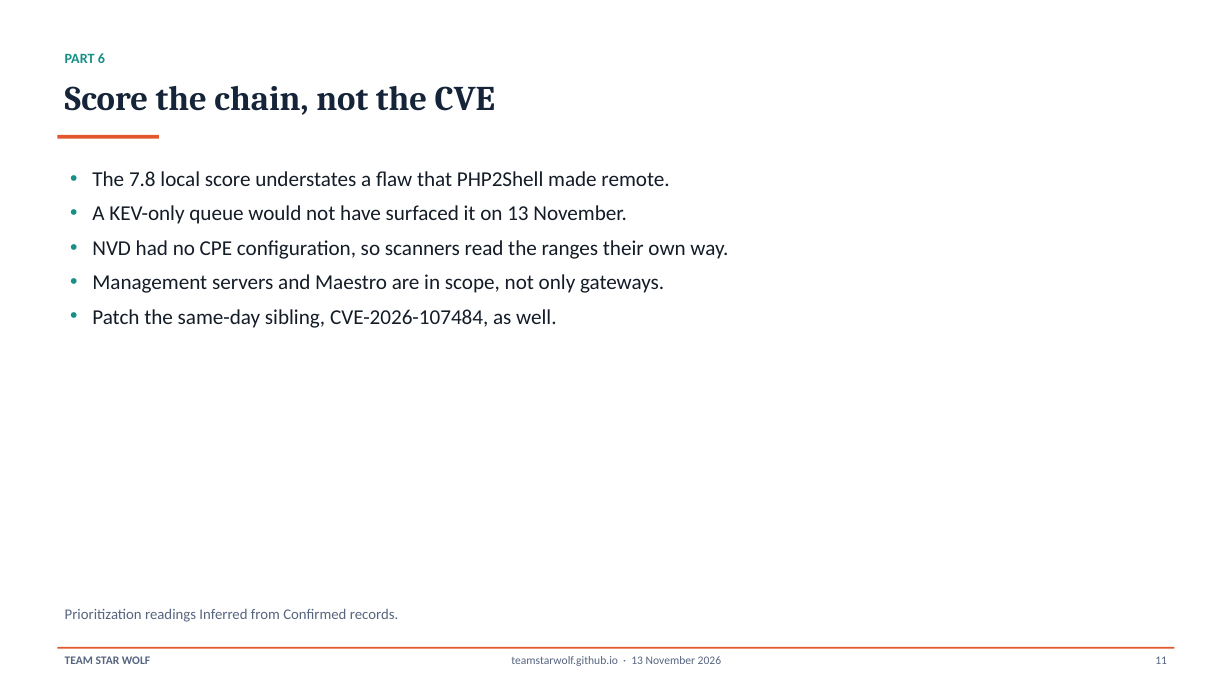
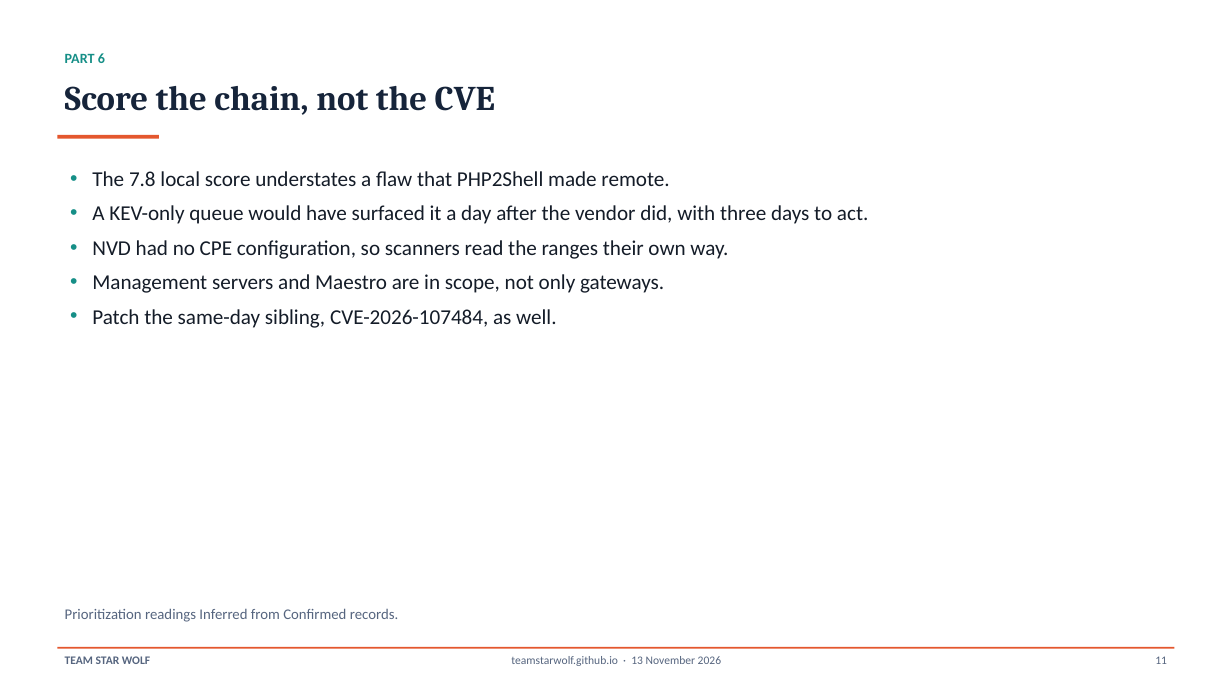
Before and after one commit to TeamStarWolf/TeamStarWolf, a slide deck: slide 11 of case-studies/slides/Check_Point_Gaia_CVE_2026_123039_Case_Study.pptx. Drawn at 1232x693 pixels with LibreOffice and Linux fonts; fonts in the diff are those of the drawing. Boxes give left, top, right and bottom in pixels: in the first picture for what was removed or moved away, otherwise in the second. Text is boxed around its words. In the diff, an @@ line names an element or a change of style, - is before the commit and + after.

```diff
--- a/case-studies/slides/Check_Point_Gaia_CVE_2026_123039_Case_Study.pptx
+++ b/case-studies/slides/Check_Point_Gaia_CVE_2026_123039_Case_Study.pptx
@@ text at [92,205,868,224]: text changed @@
-• A KEV-only queue would not have surfaced it on 13 November.
+• A KEV-only queue would have surfaced it a day after the vendor did, with three days to act.
```
Also in this commit, not shown: 3 other slides changed, 6 other files.
